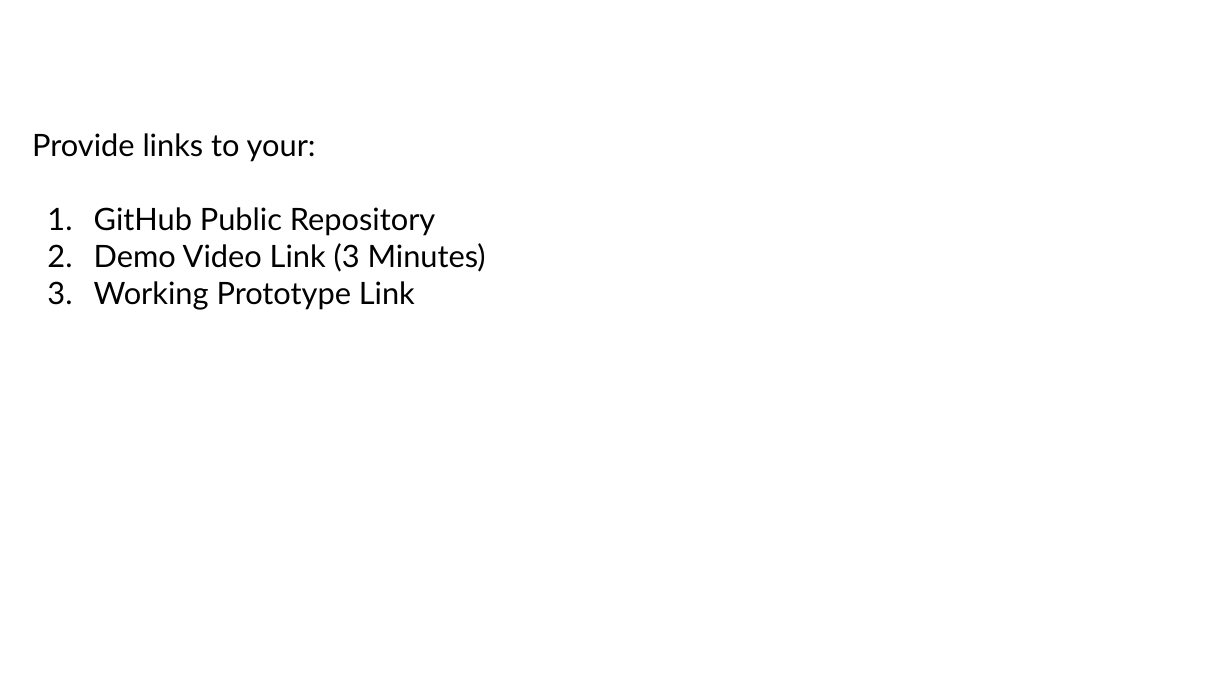
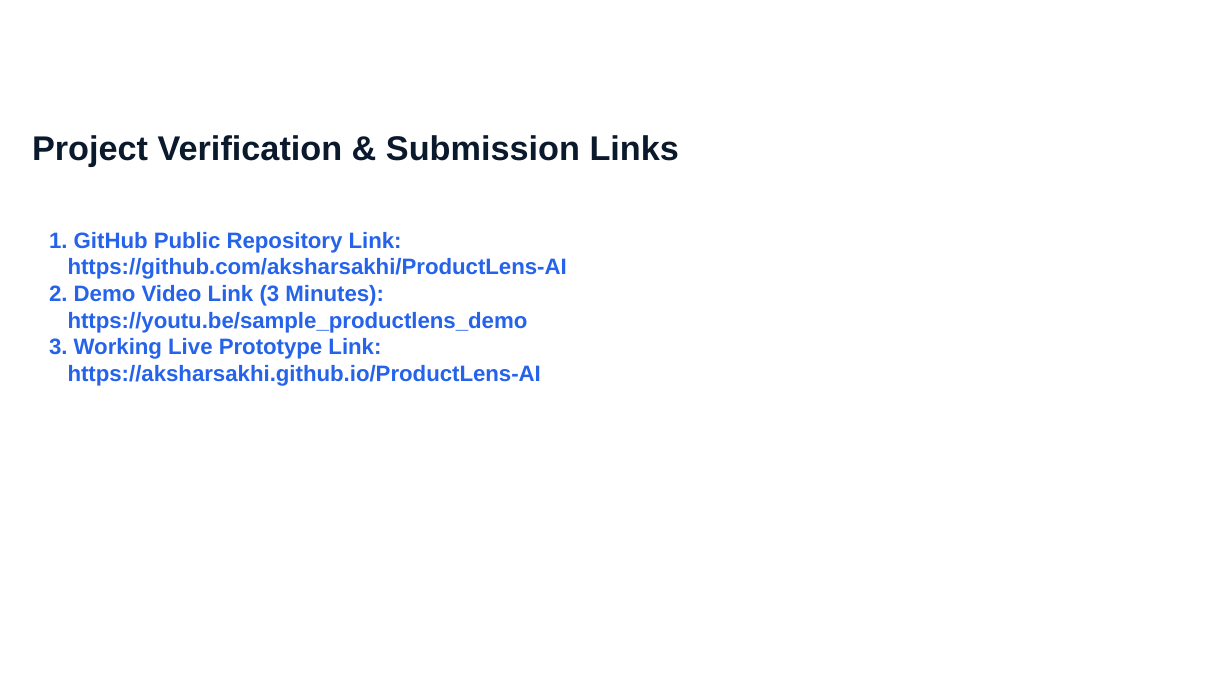
Before and after one commit to aksharsakhi/ProductLens-AI, a slide deck: slide 14 of UniHack_Final_Submission/ProductLens_AI_Presentation.pptx. Drawn at 1232x693 pixels with LibreOffice and Linux fonts; fonts in the diff are those of the drawing; background and template pictures are left out. Boxes give left, top, right and bottom in pixels: in the first picture for what was removed or moved away, otherwise in the second. Text is boxed around its words. In the diff, an @@ line names an element or a change of style, - is before the commit and + after.

```diff
--- a/UniHack_Final_Submission/ProductLens_AI_Presentation.pptx
+++ b/UniHack_Final_Submission/ProductLens_AI_Presentation.pptx
@@ text at (x1=32, y1=135, x2=679, y2=166): text changed; size 18 to 20 pt; font Lato to Arial; text colour #000000 to #0B192C; bold on @@
-Provide links to your:
-1. GitHub Public Repository
-2. Demo Video Link (3 Minutes)
-3. Working Prototype Link
+Project Verification & Submission Links
@@ text added at (x1=49, y1=232, x2=567, y2=386), 13 pt, text #2563EB, bold @@
+1. GitHub Public Repository Link:
+https://github.com/aksharsakhi/ProductLens-AI
+2. Demo Video Link (3 Minutes):
+https://youtu.be/sample_productlens_demo
+3. Working Live Prototype Link:
+https://aksharsakhi.github.io/ProductLens-AI
```
Also in this commit, not shown: 8 other slides changed, 6 slides added, 6 slides removed, 6 other files.
